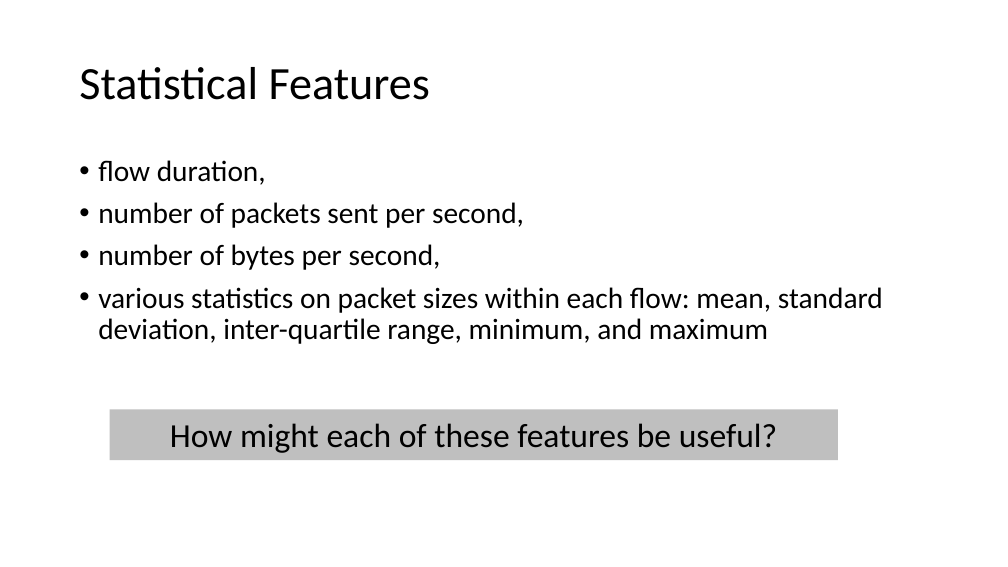
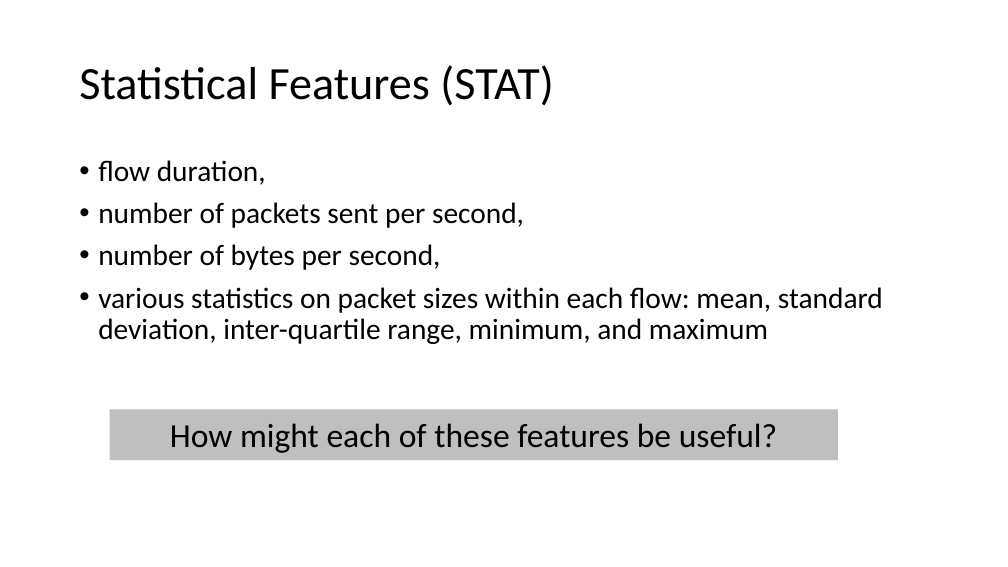
Before and after one commit to noise-lab/ml-systems, a slide deck: slide 4 of docs/slides/06-Features.pptx. Drawn at 1008x567 pixels with LibreOffice and Linux fonts; fonts in the diff are those of the drawing. Boxes give left, top, right and bottom in pixels: in the first picture for what was removed or moved away, otherwise in the second. Text is boxed around its words. In the diff, an @@ line names an element or a change of style, - is before the commit and + after.

```diff
--- a/docs/slides/06-Features.pptx
+++ b/docs/slides/06-Features.pptx
@@ title at box(79, 65, 553, 106): text changed @@
-Statistical Features
+Statistical Features (STAT)
```
Also in this commit, not shown: 5 other files.
